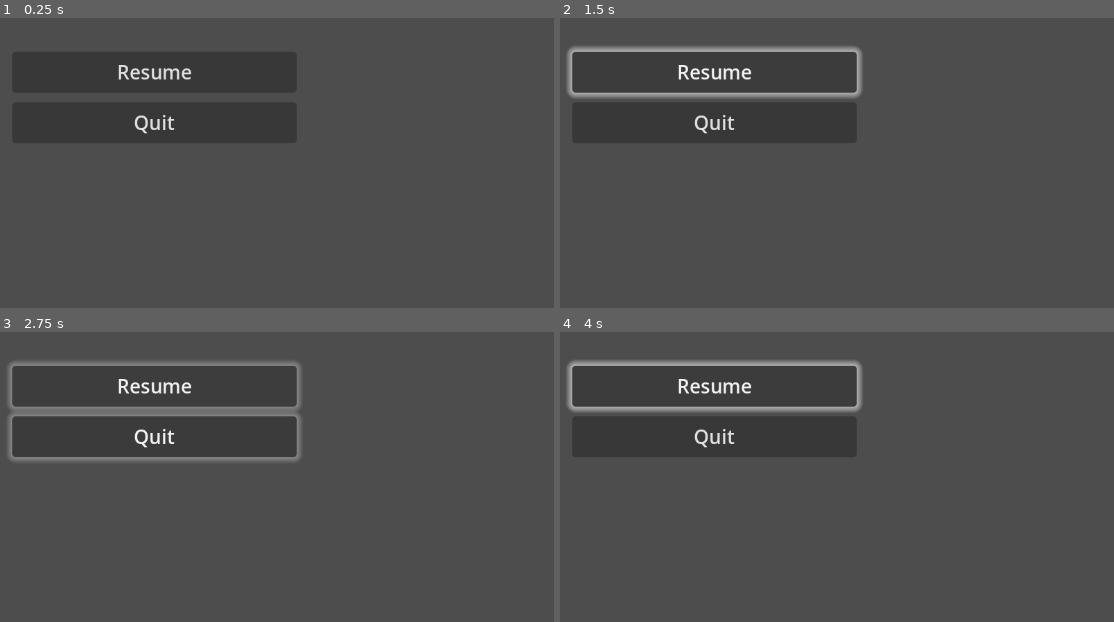
Above: before the commit, frames 1-4 (two rows, left to right).
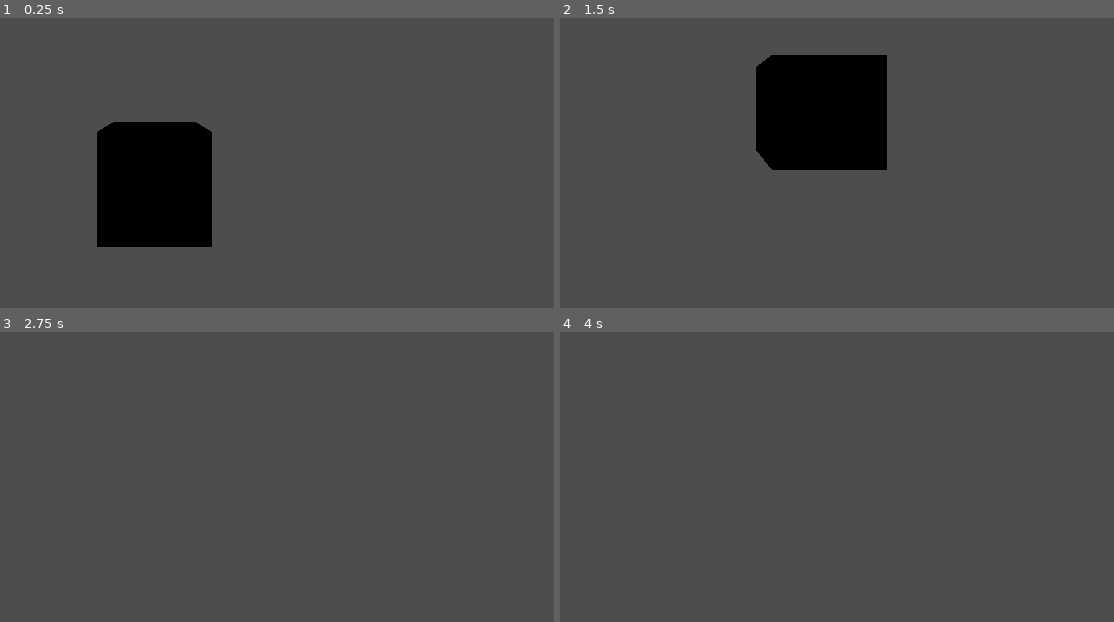
Above: after the commit, the same moments.

Repository: Me-k-01/GGJ_25
Game: Godot game, scene res://scenes/game.tscn
The game is run twice, just before and just after one commit, with the same random seed, the same clock (stepped at 60 frames per second) and the same inputs. Before the commit the project starts from res://scenes/main_menu.tscn.
Inputs (mouse positions are in pixels of both pictures, inside the frame that each line leads up to):
- Up to frame 1 (0.25 s): no input
- Up to frame 2 (1.5 s): click (715, 73) at 0.5 s, where only the run before the commit has a clickable "Resume"; tap Enter (ui_accept) at 1.25, 1.35 s; hold Right (ui_right) from 1.28 s (still down)
- Up to frame 3 (2.75 s): tap Enter (ui_accept) at 1.52, 1.82, 2.1, 2.27, 2.57 s; release Right (ui_right) at 2.03 s; hold Down (ui_down) from 2.03 s (still down)
- Up to frame 4 (4 s): release Down (ui_down) at 2.78 s; hold Right (ui_right) 2.78-3.53 s; hold Up (ui_up) from 3.53 s (still down)

The runs differ from the first frame. In frame 1, 9.2% of the frame differs, in the area x 17-39%, y 16-79%; in frame 2, 11%, in the area x 1-60%, y 9-53%; in frame 3, 3.9%; in frame 4, 2.7%.

Commit message:
Architecture base, player

Diff:
--- a/project.godot
+++ b/project.godot
@@ -11,6 +11,6 @@
 [application]
 
 config/name="GGJ-25"
-run/main_scene="res://scenes/main_menu.tscn"
+run/main_scene="res://scenes/game.tscn"
 config/features=PackedStringArray("4.3", "Forward Plus")
 config/icon="res://icon.svg"
--- /dev/null
+++ b/scenes/game.tscn
@@ -0,0 +1,18 @@
+[gd_scene load_steps=3 format=3 uid="uid://djiuxpdwj878f"]
+
+[ext_resource type="PackedScene" uid="uid://j32elldmaqy2" path="res://scenes/player.tscn" id="1_tjsw1"]
+
+[sub_resource type="HeightMapShape3D" id="HeightMapShape3D_5kelg"]
+
+[node name="Node3D" type="Node3D"]
+
+[node name="Camera3D" type="Camera3D" parent="."]
+transform = Transform3D(1, 0, 0, 0, 1, 0, 0, 0, 1, 0, 1.43456, 3.03859)
+
+[node name="Player" parent="." instance=ExtResource("1_tjsw1")]
+transform = Transform3D(1, 0, 0, 0, 1, 0, 0, 0, 1, 0, 0.922029, 0)
+
+[node name="Ground" type="StaticBody3D" parent="."]
+
+[node name="CollisionShape3D" type="CollisionShape3D" parent="Ground"]
+shape = SubResource("HeightMapShape3D_5kelg")
--- /dev/null
+++ b/scenes/player.tscn
@@ -0,0 +1,13 @@
+[gd_scene load_steps=3 format=3 uid="uid://j32elldmaqy2"]
+
+[ext_resource type="Script" path="res://scripts/player.gd" id="1_33b8x"]
+
+[sub_resource type="SphereShape3D" id="SphereShape3D_jrcsi"]
+
+[node name="Player" type="CharacterBody3D"]
+script = ExtResource("1_33b8x")
+
+[node name="CSGBox3D" type="CSGBox3D" parent="."]
+
+[node name="CollisionShape3D" type="CollisionShape3D" parent="."]
+shape = SubResource("SphereShape3D_jrcsi")
--- /dev/null
+++ b/scripts/player.gd
@@ -0,0 +1,28 @@
+extends CharacterBody3D
+
+
+const SPEED = 5.0
+const JUMP_VELOCITY = 4.5
+
+
+func _physics_process(delta: float) -> void:
+	# Add the gravity.
+	if not is_on_floor():
+		velocity += get_gravity() * delta
+
+	# Handle jump.
+	if Input.is_action_just_pressed("ui_accept") and is_on_floor():
+		velocity.y = JUMP_VELOCITY
+
+	# Get the input direction and handle the movement/deceleration.
+	# As good practice, you should replace UI actions with custom gameplay actions.
+	var input_dir := Input.get_vector("ui_left", "ui_right", "ui_up", "ui_down")
+	var direction := (transform.basis * Vector3(input_dir.x, 0, input_dir.y)).normalized()
+	if direction:
+		velocity.x = direction.x * SPEED
+		velocity.z = direction.z * SPEED
+	else:
+		velocity.x = move_toward(velocity.x, 0, SPEED)
+		velocity.z = move_toward(velocity.z, 0, SPEED)
+
+	move_and_slide()
